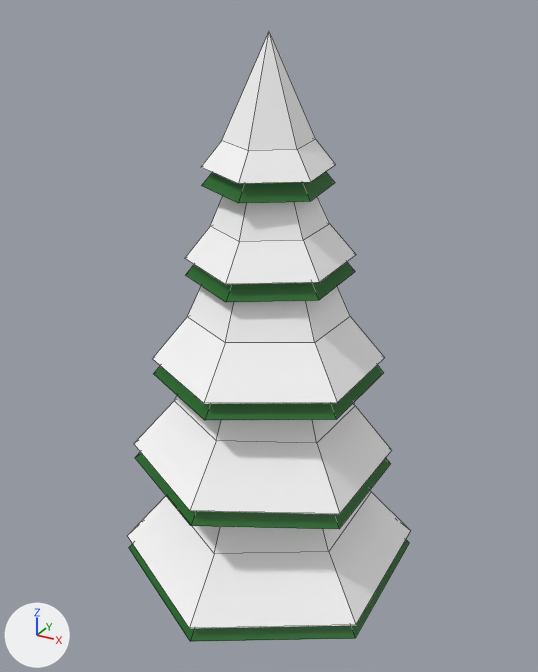
Before and after pictures for a commit that changed the Blender file 3D mallit/talvi_kuusi1.blend.
Rendered twice from a 50 mm lens placed at (6.44, -11.72, 12.25), pointed at (-0.08, 0.15, 6.31). Lighting does not change. The marker at lower left points along +X, +Y and +Z. Mesh edges are drawn as thin lines.

Script lines for the objects in view, before the commit:
```python
me_cone_001 = bpy.data.meshes.new('Cone.001')
me_cone_001.from_pydata(...)  # 65 vertices, 65 faces; spans x -3.8..4.9, y -5.8..3.9, z -15.0..1.4
me_cone_001.materials.append(mat_material_003)  # white #ffffff
me_cone_005 = bpy.data.meshes.new('Cone.005')
me_cone_005.from_pydata(...)  # 65 vertices, 65 faces; spans x -3.8..4.9, y -5.8..3.9, z -15.0..1.4
me_cone_005.materials.append(mat_material_002)  # dark green #12691a
ob_cone = bpy.data.objects.new('Cone', me_cone_005)
ob_cone.location = (0.0, 0.0, 10.69)
ob_cone.rotation_euler = (0.0675, 0.0373, 0.0733)  # degrees (3.9, 2.1, 4.2)
ob_cone.scale = (0.641, 0.641, 0.641)
ob_cone_001 = bpy.data.objects.new('Cone.001', me_cone_001)
ob_cone_001.location = (0.0, 0.0, 11.02)
ob_cone_001.rotation_euler = (0.0675, 0.0373, 0.0733)  # degrees (3.9, 2.1, 4.2)
ob_cone_001.scale = (0.641, 0.641, 0.641)
```
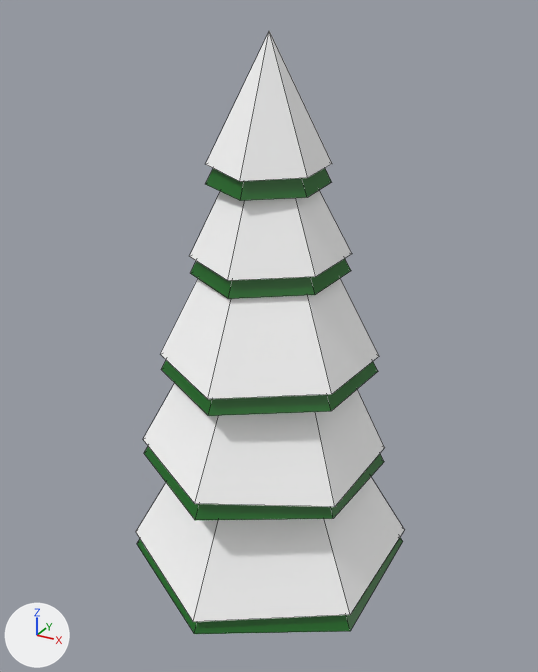
Location of each change, [x1, y1, x2, y2] in pixels of the pictures (538 x 672 px):
'Cone.001', reshaped, modifiers changed
    before: [128, 30, 410, 628]
    after: [136, 30, 404, 634]
'Cone', deleted (green)
    before: [129, 172, 409, 642]
part 1 of me_cone_001, added (green)
    after: [205, 168, 332, 201]
part 2 of me_cone_001, added (green)
    after: [190, 259, 351, 299]
part 3 of me_cone_001, added (green)
    after: [161, 360, 378, 416]
part 4 of me_cone_001, added (green)
    after: [144, 447, 384, 520]
part 5 of me_cone_001, added (green)
    after: [137, 538, 403, 634]

Diff of the bpy script that builds the scene:
```diff
--- a/3D mallit/talvi_kuusi1.blend.py
+++ b/3D mallit/talvi_kuusi1.blend.py
@@ me_cone_001 @@
 me_cone_001.from_pydata(...)  # 65 vertices, 65 faces; spans x -3.8..4.9, y -5.8..3.9, z -15.0..1.4
 # used by ob_cone_001; location = (0.0, 0.0, 11.02); rotation_euler = (0.0675, 0.0373, 0.0733), in degrees (3.9, 2.1, 4.2); scale = (0.641, 0.641, 0.641)
+# me_cone_001 part 1: the loose piece of 13 vertices spanning x -1.6..1.6, y -1.9..1.9, z -2.1..1.4 is copied, and the copy is moved by (0.0, 0.0, -0.5), in mat_material_002 (dark green #12691a); it spans x -1.6..1.7, y -1.9..1.9, z -2.6..0.9
+# me_cone_001 part 2: the loose piece of 13 vertices spanning x -2.1..2.4, y -2.7..2.3, z -4.9..-0.1 is copied, and the copy is moved by (0.0, 0.0, -0.5), in mat_material_002 (dark green #12691a); it spans x -2.1..2.5, y -2.8..2.2, z -5.4..-0.6
+# me_cone_001 part 3: the loose piece of 13 vertices spanning x -2.9..3.6, y -4.2..2.9, z -8.2..-1.3 is copied, and the copy is moved by (0.0, 0.0, -0.5), in mat_material_002 (dark green #12691a); it spans x -2.8..3.6, y -4.3..2.8, z -8.8..-1.8
+# me_cone_001 part 4: the loose piece of 13 vertices spanning x -3.4..4.1, y -5.1..3.1, z -11.5..-3.3 is copied, and the copy is moved by (0.0, 0.0, -0.5), in mat_material_002 (dark green #12691a); it spans x -3.4..4.1, y -5.2..3.1, z -12.0..-3.9
+# me_cone_001 part 5: the loose piece of 13 vertices spanning x -3.8..4.9, y -5.8..3.9, z -15.0..-6.5 is copied, and the copy is moved by (0.0, 0.0, -0.5), in mat_material_002 (dark green #12691a); it spans x -3.8..5.0, y -5.9..3.9, z -15.5..-7.1
 me_cone_001.materials.append(mat_material_003)
+me_cone_001.materials.append(mat_material_002)  # dark green #12691a
@@ ob_cone @@
-ob_cone = bpy.data.objects.new('Cone', me_cone_005)
-ob_cone.location = (0.0, 0.0, 10.69)
-ob_cone.rotation_euler = (0.0675, 0.0373, 0.0733)  # degrees (3.9, 2.1, 4.2)
-ob_cone.scale = (0.641, 0.641, 0.641)
@@ ob_cone_001 @@
 ob_cone_001.scale = (0.641, 0.641, 0.641)
+_m = ob_cone_001.modifiers.new('Decimate', 'DECIMATE')
+_m.ratio = 0.46
```
